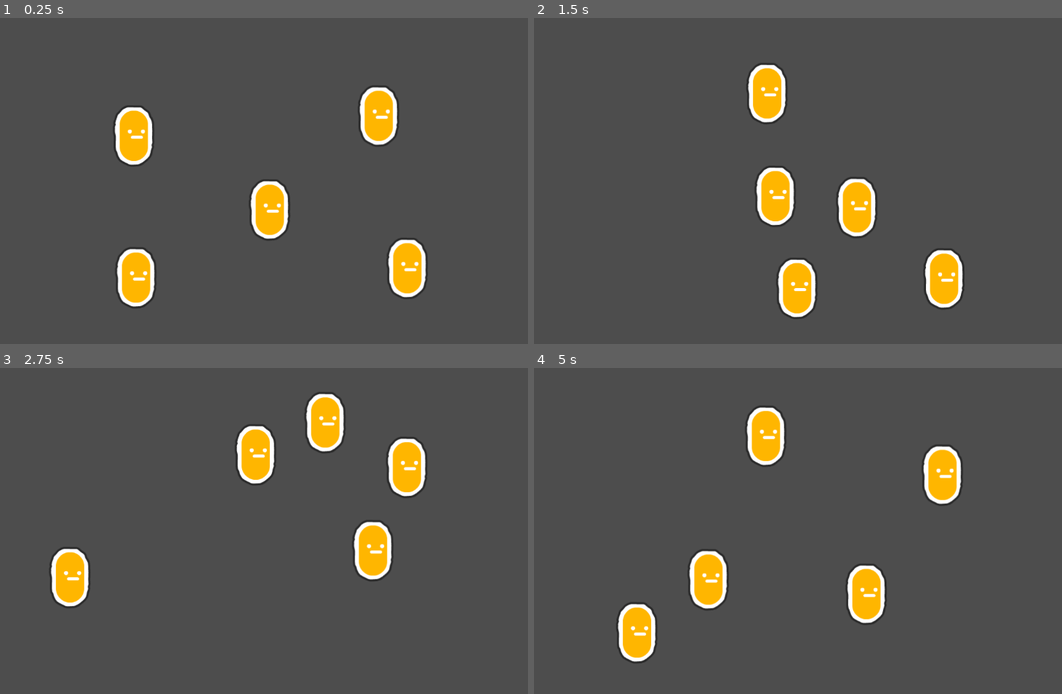
Above: before the commit, frames 1-4 (two rows, left to right).
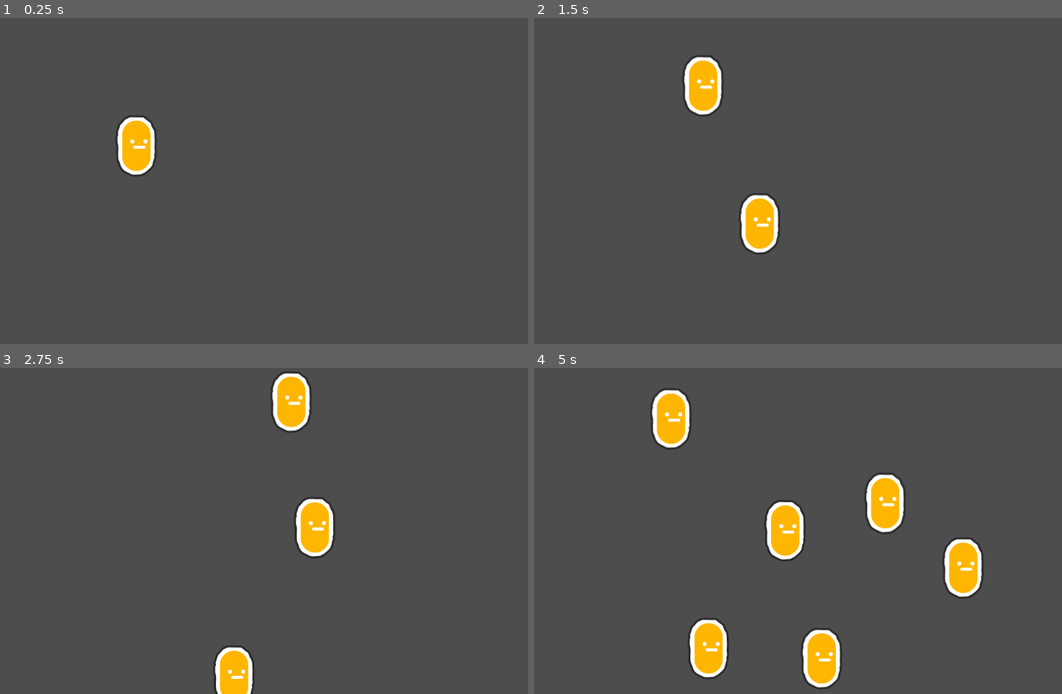
Above: after the commit, the same moments.

Repository: Simonoob/utilityAI001
Game: Godot game, scene res://scenes/mainScene.tscn
Two runs of this game, one before a commit and one after it. Both use one fixed random seed, a clock stepped at 60 frames per second and the inputs below.
Inputs:
- Up to frame 1 (0.25 s): no input
- Up to frame 2 (1.5 s): no input
- Up to frame 3 (2.75 s): no input
- Up to frame 4 (5 s): no input

The runs differ from the first frame. In frame 1, 5.8% of the frame differs, in the area x 21-81%, y 20-90%; in frame 2, 8.0%; in frame 3, 9.4%; in frame 4, 13%, in the area x 15-86%, y 6-99%.

Commit message:
refactor(decision-making): remove timer and use physics process, also add benchmark

Diff:
--- a/scenes/basic_character.tscn
+++ b/scenes/basic_character.tscn
@@ -29,9 +29,3 @@
 [node name="AnimatedSprite2D" type="AnimatedSprite2D" parent="."]
 sprite_frames = SubResource("SpriteFrames_vj20s")
 animation = &"idle"
-
-[node name="desicionTimer" type="Timer" parent="."]
-wait_time = 0.05
-autostart = true
-
-[connection signal="timeout" from="desicionTimer" to="." method="_on_desicion_timer_timeout"]
--- a/scenes/mainScene.tscn
+++ b/scenes/mainScene.tscn
@@ -5,23 +5,13 @@
 
 [node name="rootNode" type="Node2D"]
 script = ExtResource("2_37aqr")
+basic_character_scene = ExtResource("1_amnr8")
 
 [node name="basicCharacter2" parent="." node_paths=PackedStringArray("blackBoard") instance=ExtResource("1_amnr8")]
 position = Vector2(302, 200)
 blackBoard = NodePath("..")
 
-[node name="basicCharacter" parent="." node_paths=PackedStringArray("blackBoard") instance=ExtResource("1_amnr8")]
-position = Vector2(845, 517)
-blackBoard = NodePath("..")
+[node name="Timer" type="Timer" parent="."]
+autostart = true
 
-[node name="basicCharacter3" parent="." node_paths=PackedStringArray("blackBoard") instance=ExtResource("1_amnr8")]
-position = Vector2(777, 186)
-blackBoard = NodePath("..")
-
-[node name="basicCharacter4" parent="." node_paths=PackedStringArray("blackBoard") instance=ExtResource("1_amnr8")]
-position = Vector2(297, 534)
-blackBoard = NodePath("..")
-
-[node name="basicCharacter5" parent="." node_paths=PackedStringArray("blackBoard") instance=ExtResource("1_amnr8")]
-position = Vector2(561, 365)
-blackBoard = NodePath("..")
+[connection signal="timeout" from="Timer" to="." method="_on_timer_timeout"]
--- a/scripts/basic_character.gd
+++ b/scripts/basic_character.gd
@@ -44,13 +44,12 @@
 
 
 func _physics_process(_delta):
-	move_and_slide()
-
-func _on_desicion_timer_timeout():
 	var resolved_actions = actions.map(compute_action_value)
 	resolved_actions.sort_custom(sort_descending)
 
 	resolved_actions[0].action_fn.call()
+	move_and_slide()
+
 
 
 
--- a/scripts/blackboard.gd
+++ b/scripts/blackboard.gd
@@ -1,7 +1,7 @@
 class_name BlackBoard extends Node2D
 
 
-
+@export var basic_character_scene: PackedScene
 
 
 
@@ -67,7 +67,7 @@
 
 	var normalized_distance: float = 1.0 - (distance_from_edge / max_distance_from_edge)
 
-	return normalized_distance
+	return ease_in_quart(normalized_distance)
 
 	#-----------		example: point is closest to the right edge: rect_center becomes Vector2(center.x, point.y)
 	#-----------	normalized_distance_from_closest_edge = distance_point_edge / distance_t_center_edge
@@ -99,8 +99,25 @@
 
 func get_closest_character_distance_score(target_character:BasicCharacter):
 	var closest_character = get_closest_character(target_character)
+	if closest_character == null:
+		return 0.0
 	var distance = target_character.global_position.distance_to(closest_character.global_position)
 
 	#----------- max distance = viewport diagonal
 	var max_distance = sqrt(pow(get_viewport_rect().size.x,2) + pow(get_viewport_rect().size.y,2))
 	return ease_in_quart(1.0 - distance / max_distance)
+
+
+
+
+
+var count = 1
+
+func _on_timer_timeout():
+	var new_character = basic_character_scene.instantiate()
+	new_character.blackBoard = self
+	new_character.position = Vector2.ZERO
+	self.add_child(new_character)
+	new_character.global_position =  get_viewport_rect().get_center()
+	count+=1
+	print(count)
